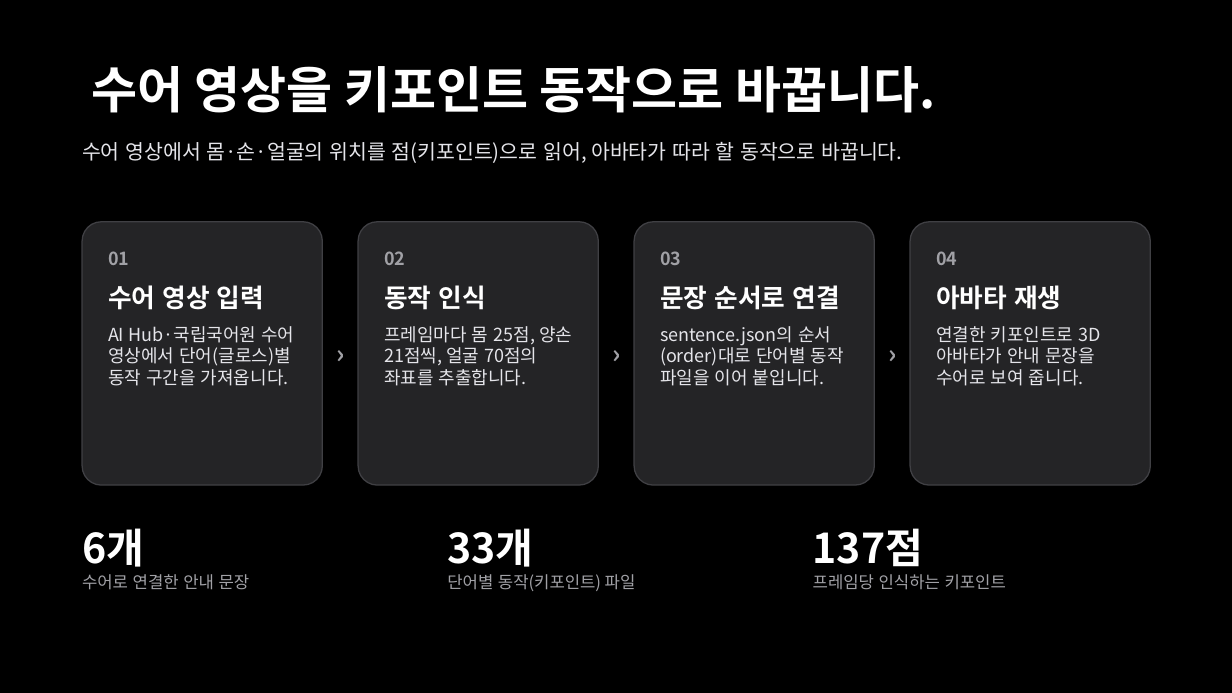
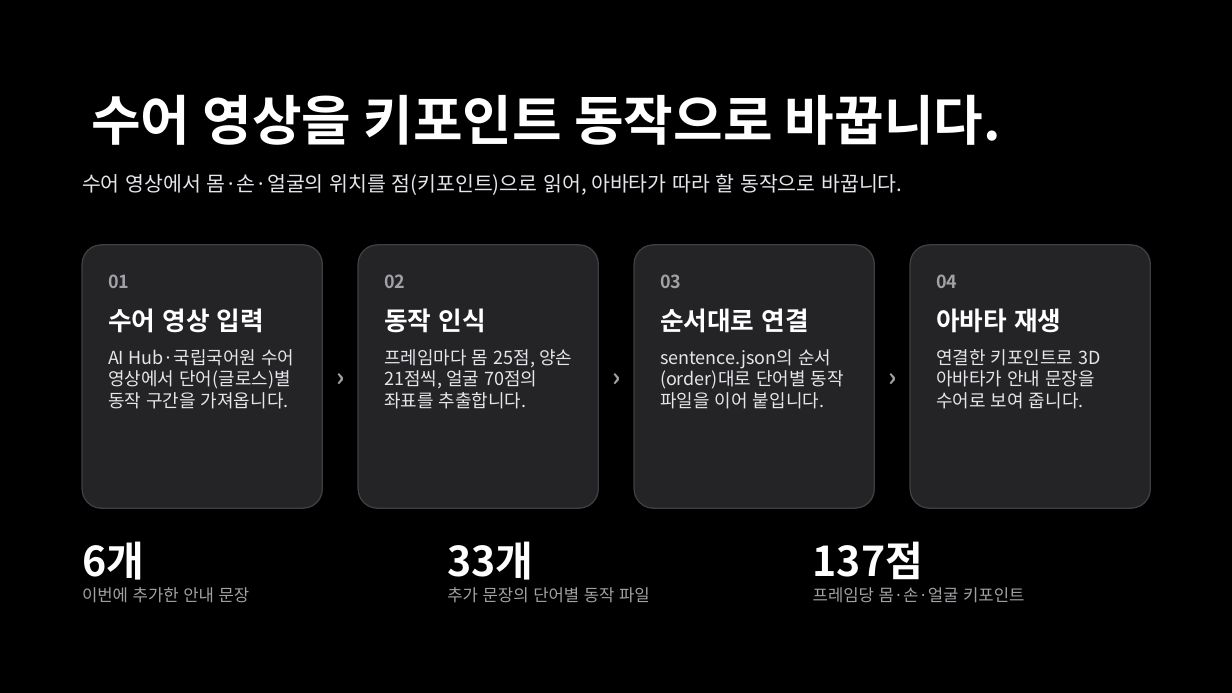
Before and after one commit to BioCode67/AI-service-project, a slide deck: slide 10 of 이음_추가.pptx. Drawn at 1232x693 pixels with LibreOffice and Linux fonts; fonts in the diff are those of the drawing. Boxes give left, top, right and bottom in pixels: in the first picture for what was removed or moved away, otherwise in the second. Text is boxed around its words. In the diff, an @@ line names an element or a change of style, - is before the commit and + after.

```diff
--- a/이음_추가.pptx
+++ b/이음_추가.pptx
@@ text "수어 영상을 키포인트 동작으로 바꿉니다.": place and size @@
-text "수어 영상을 키포인트 동작으로 바꿉니다." at (91, 66, 936, 113)
+text "수어 영상을 키포인트 동작으로 바꿉니다." at (91, 94, 1001, 145)
@@ text "수어 영상을 키포인트 동작으로 바꿉니다." at (91, 94, 1001, 145): size 39 to 42 pt @@
@@ text "수어 영상에서 몸·손·얼굴의 위치를 점(키포인트)으로 ...": place and size @@
-text "수어 영상에서 몸·손·얼굴의 위치를 점(키포인트)으로 ..." at (82, 142, 902, 163)
+text "수어 영상에서 몸·손·얼굴의 위치를 점(키포인트)으로 ..." at (82, 174, 902, 195)
@@ text in rounded rectangle at (660, 308, 809, 333): text changed @@
-문장 순서로 연결
+순서대로 연결
@@ 4 rounded rectangles, 3 texts: place and size @@
-4 rounded rectangles, 3 texts at (82, 222, 1151, 485)
+4 rounded rectangles, 3 texts at (82, 245, 1151, 508)
@@ 3 texts: place and size @@
-3 texts at (82, 528, 1006, 591)
+3 texts at (82, 541, 1024, 603)
@@ text at (82, 587, 250, 603): text changed @@
-수어로 연결한 안내 문장
+이번에 추가한 안내 문장
@@ text at (447, 587, 650, 603): text changed @@
-단어별 동작(키포인트) 파일
+추가 문장의 단어별 동작 파일
@@ text at (813, 587, 1024, 603): text changed @@
-프레임당 인식하는 키포인트
+프레임당 몸·손·얼굴 키포인트
```
Also in this commit, not shown: 4 other slides changed, 1 other file.
